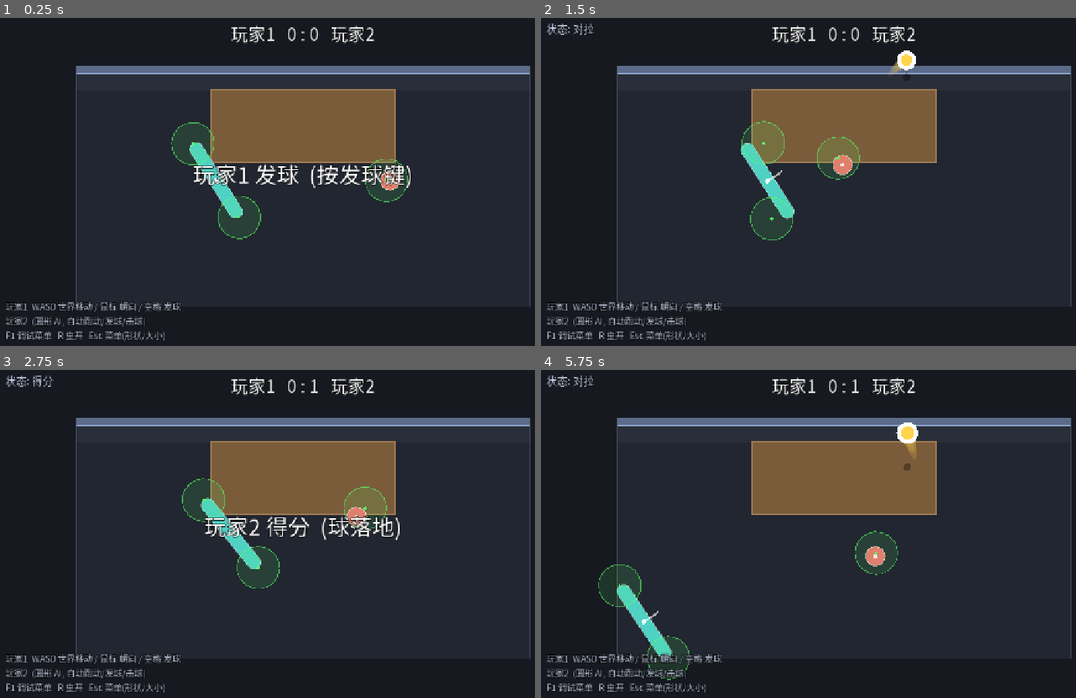
Above: before the commit, frames 1-4 (two rows, left to right).
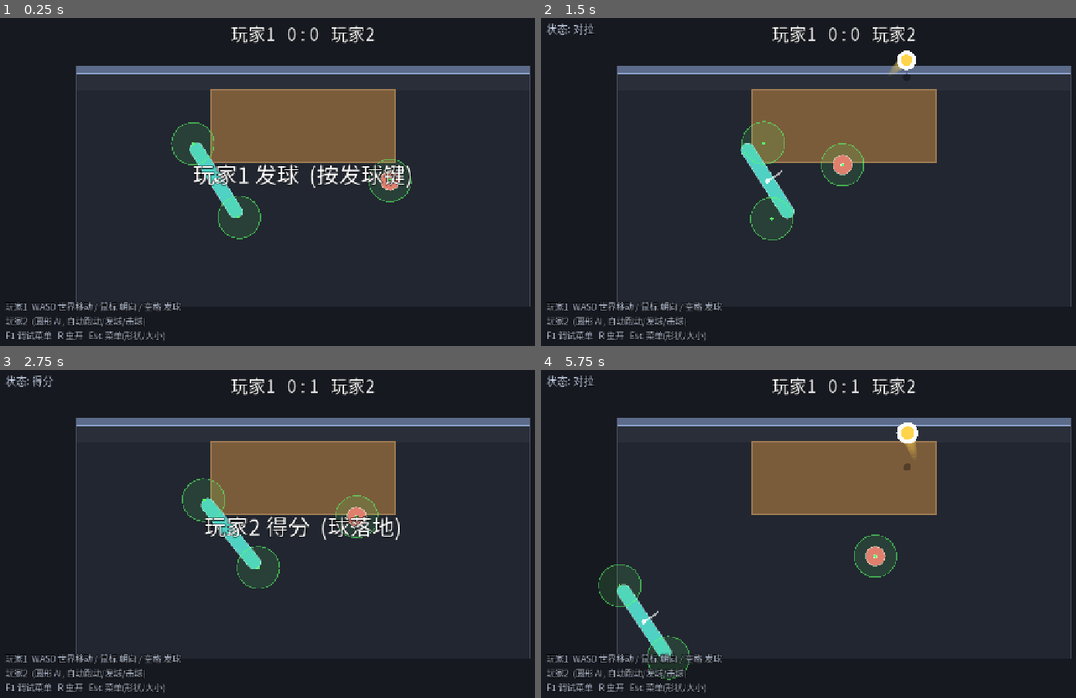
Above: after the commit, the same moments.

Repository: shuperidou/BMA-Arena
Game: Godot game, scene res://scenes/Main.tscn
Two runs of this game, one before a commit and one after it. Both use one fixed random seed, a clock stepped at 60 frames per second and the inputs below.
Inputs (mouse positions are in pixels of both pictures, inside the frame that each line leads up to):
- Up to frame 1 (0.25 s): no input
- Up to frame 2 (1.5 s): tap Enter at 0.5 s; move the mouse to (979, 168) at 0.52 s; hold D 0.53-1.25 s; tap 2 at 0.6 s; click (979, 168) at 0.67 s; tap Space at 0.77 s; drag from (722, 204) to (813, 254) at 1.27 s
- Up to frame 3 (2.75 s): move the mouse to (363, 461) at 2.02 s; hold D from 2.03 s (still down); tap 4 at 2.1 s
- Up to frame 4 (5.75 s): release D at 2.75 s; tap Space at 2.75, 3.77 s; drag from (813, 606) to (658, 484) at 2.77 s; move the mouse to (1027, 589) at 3.52 s; hold A 3.53-4.25 s; tap 6 at 3.6 s; drag from (658, 484) to (749, 452) at 4.27 s; move the mouse to (872, 537) at 5.02 s; hold S from 5.03 s (still down); tap 8 at 5.1 s; click (872, 537) at 5.17 s

The runs differ from the first frame. In frame 1, 0.2% of the frame differs, in the area x 68-78%, y 43-57%; in frame 2, 0.3%, in the area x 51-61%, y 36-52%; in frame 3, 0.2%; in frame 4, 0.2%.

Commit message:
feat(ai): hit-timing - AI only hits when ball is returnable AND z >= ai_min_hit_height (minimum hit height -> guaranteed air time)

Diff:
--- a/scripts/autoload/game_config.gd
+++ b/scripts/autoload/game_config.gd
@@ -257,7 +257,7 @@
 var ai_hit_reach: float = 44.0          ## 判定区触球半径 (AI 用; = 玩家 hit_reach, 保持平等)
 var ai_body_clearance: float = 22.0     ## 目标点必须离(缩过的)桌/边界这么多 (机身半径 + 余量)
 var ai_arm_len: float = 36.0            ## AI"手臂": 判定点朝球方向可伸出的最大长度 (能越桌够球)
-var ai_ready_height: float = 110.0      ## 击球时机: 球升到此高度或已过顶点(vz<=0)手臂才伸出 (别一弹起就秒打)
+var ai_min_hit_height: float = 90.0     ## 最低击球高度: 球升到这么高(且已过顶点)才出手 -> 保证有滞空
 var ai_arm_speed: float = 500.0         ## 手臂伸/缩的速度上限 (px/s) -> 有连续性, 不瞬伸
 var ai_arm_accel: float = 2500.0        ## 手臂伸/缩的加速度上限 (px/s^2)
 var ai_personal_space: float = 78.0     ## 与对手保持的"个人空间"; 太近就侧向绕开
--- a/scripts/player/player_controller.gd
+++ b/scripts/player/player_controller.gd
@@ -104,9 +104,10 @@
 		# AI: 判定点收到中心, 每帧像甩鼠标一样设好"挥动速度"; 命中走同一 HitSystem。
 		var sw2: Vector2 = _ai_desired_swing()
 		# "手臂": 判定点朝球方向伸出 (最多 ai_arm_len), 让 AI 能越桌够球
-		# 1) 计算"想要的"伸手: 朝球方向, 最多 ai_arm_len; (时机门: 球升到位或已过顶点才伸)
+		# 1) 计算"想要的"伸手: 朝球方向, 最多 ai_arm_len。
+		#    时机门: 必须"本方可击(returnable)且球已过顶点(vz<=0)"才伸 -> 球要先升到顶点再落下, 才有合理滞空。
 		var want: Vector2 = Vector2.ZERO
-		if ball != null and (ball.vz <= 0.0 or ball.z >= GameConfig.ai_ready_height):
+		if ball != null and ball.returnable and ball.z >= GameConfig.ai_min_hit_height:
 			want = (ball.global_position - global_position).rotated(-rotation).limit_length(GameConfig.ai_arm_len)
 		# 2) 施加速度/加速度上限 (和身体移动同一套), 让手臂连续伸出/缩回, 而不是瞬移
 		var tv: Vector2 = (want - _ai_arm_cur).limit_length(GameConfig.ai_arm_speed)
